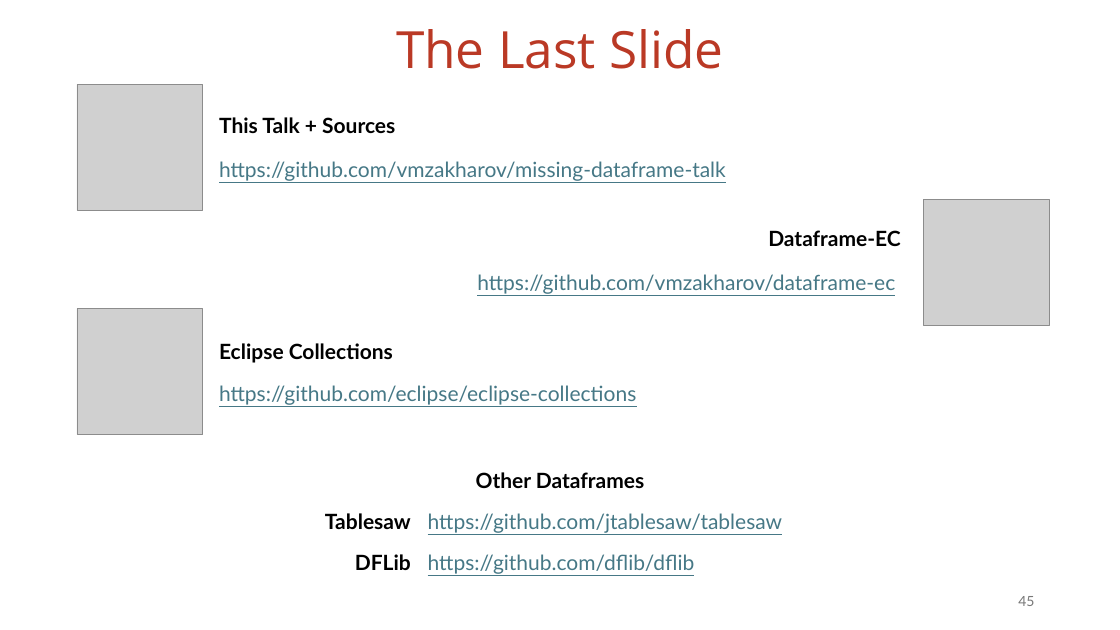
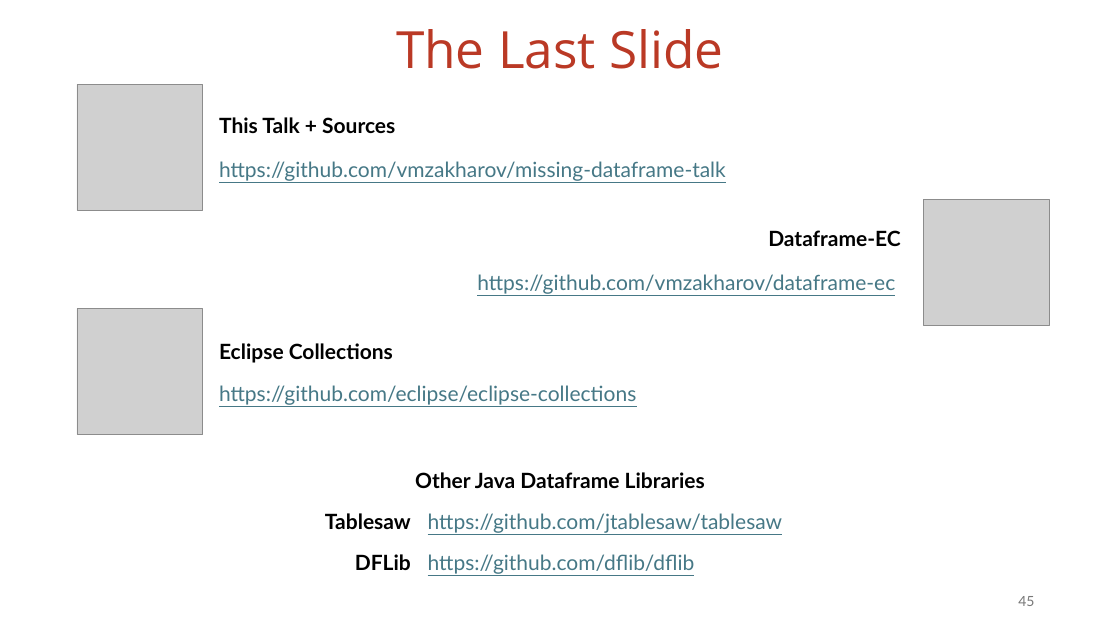
Before and after one commit to vmzakharov/missing-dataframe-talk, a slide deck: slide 45 of presentation/Missing_Dataframe_Long.pptx. Drawn at 1120x630 pixels with LibreOffice and Linux fonts; fonts in the diff are those of the drawing; grey boxes stand for pictures. Boxes give left, top, right and bottom in pixels: in the first picture for what was removed or moved away, otherwise in the second. Text is boxed around its words. In the diff, an @@ line names an element or a change of style, - is before the commit and + after.

```diff
--- a/presentation/Missing_Dataframe_Long.pptx
+++ b/presentation/Missing_Dataframe_Long.pptx
@@ table at [194, 460, 926, 582] @@
-row 1, column 1: Other Dataframes
+row 1, column 1: Other Java Dataframe Libraries
```
Also in this commit, not shown: 4 other slides changed, 2 other files.
